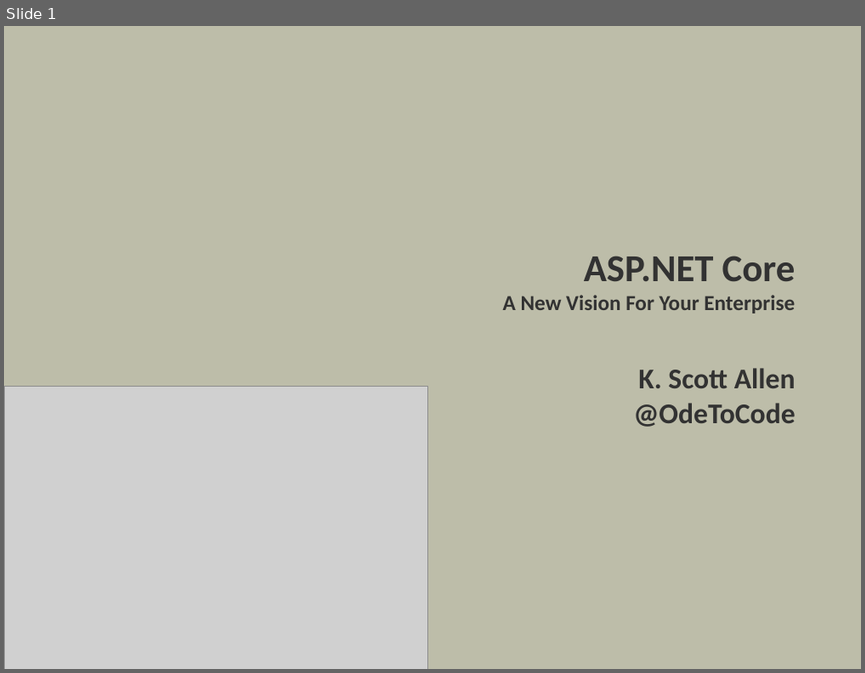
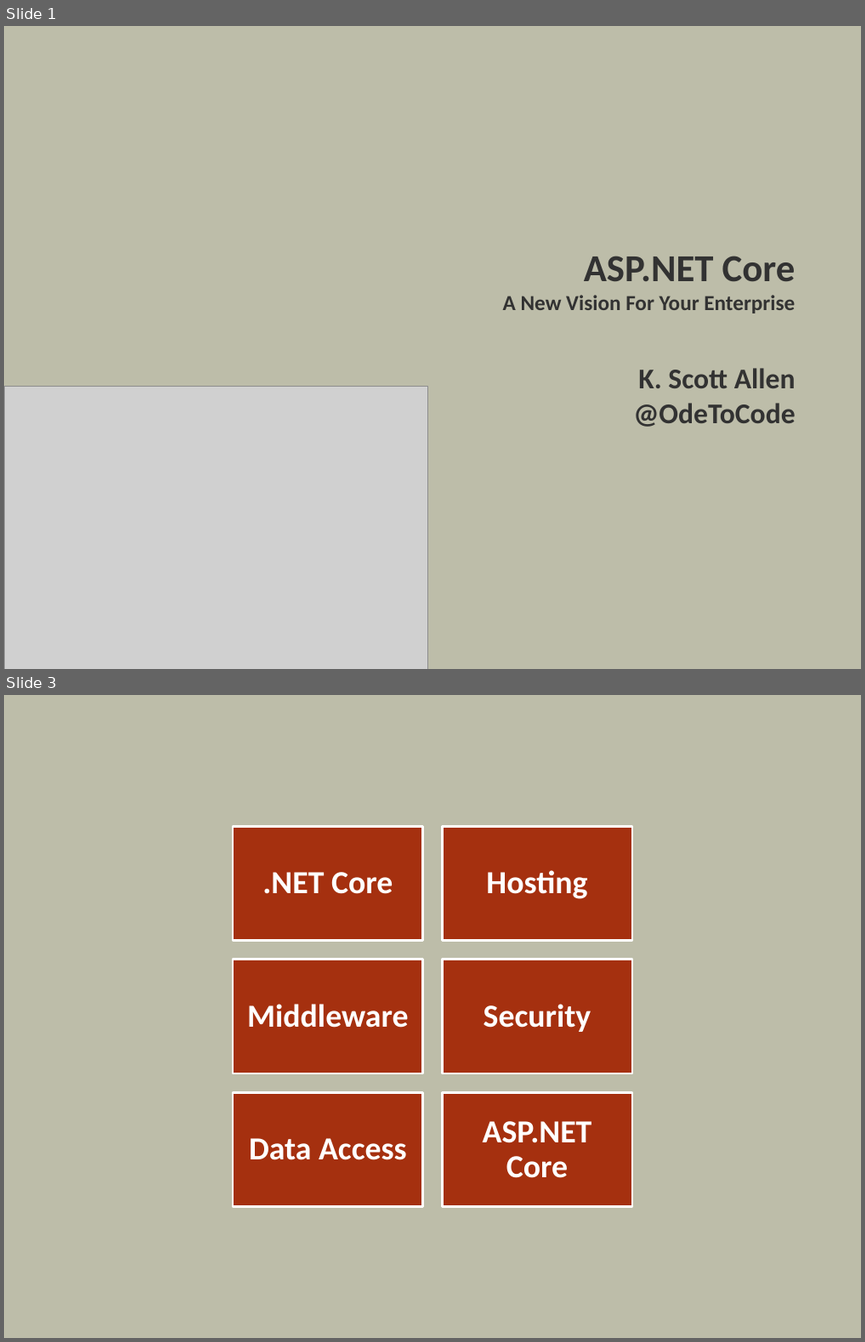
Before and after one commit to OdeToCode/classes, a slide deck: assorted/aspnetcore_enterprise.pptx. Shown one above the other, each under a label of ours: slide 1 before the commit, slides 1 and 3 after it; the slides between them are not shown. The pictures are 865x673 and 865x1342 pixels, drawn with LibreOffice and Linux fonts; fonts in the diff are those of the drawing; grey boxes stand for pictures; background and template pictures are left out. Boxes give left, top, right and bottom in pixels: in the first picture for what was removed or moved away, otherwise in the second. Text is boxed around its words. In the diff, an @@ line names an element or a change of style, - is before the commit and + after.

```diff
--- a/assorted/aspnetcore_enterprise.pptx
+++ b/assorted/aspnetcore_enterprise.pptx
@@ slide 3 added at box(4, 695, 861, 1338), background #BDBDA9 @@
@@ group added at box(233, 826, 632, 1207): 6 rectangles, 6 texts @@
+.NET Core
+Hosting
+Middleware
+Security
+Data Access
+ASP.NET Core
```
Also in this commit, not shown: 1 slide changed, 5 other slides added, 1 other file.
